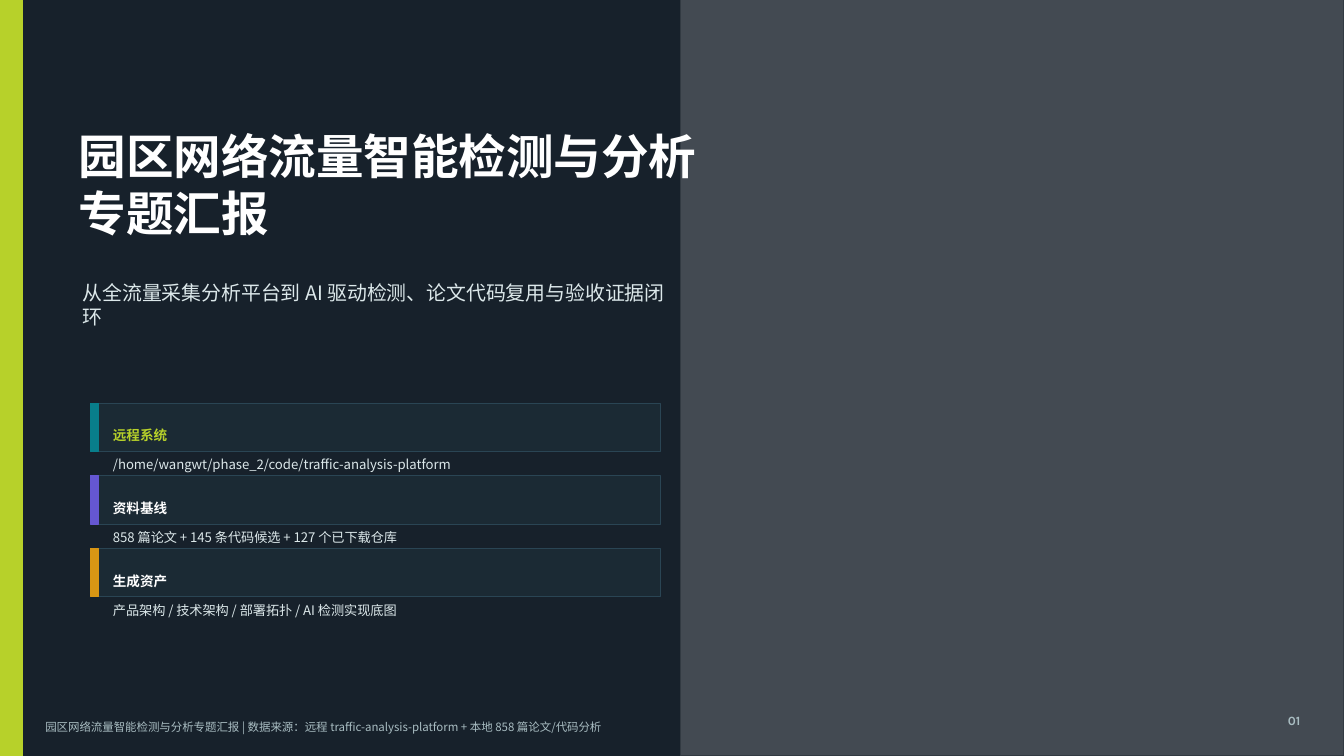
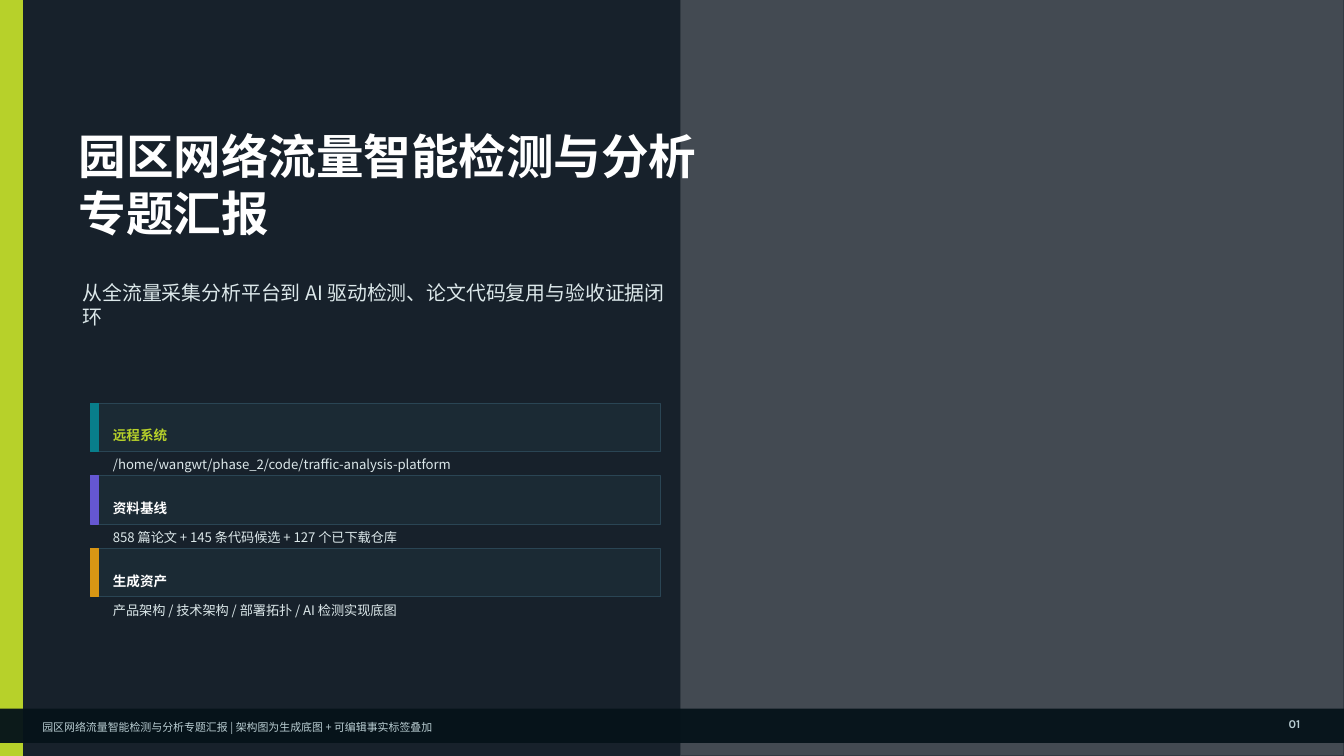
Before and after one commit to 1144160159/research_detecting, a slide deck: slide 1 of 综合分析/园区网络流量智能检测与分析专题汇报.pptx. Drawn at 1344x756 pixels with LibreOffice and Linux fonts; fonts in the diff are those of the drawing; grey boxes stand for pictures. Boxes give left, top, right and bottom in pixels: in the first picture for what was removed or moved away, otherwise in the second. Text is boxed around its words. In the diff, an @@ line names an element or a change of style, - is before the commit and + after.

```diff
--- a/综合分析/园区网络流量智能检测与分析专题汇报.pptx
+++ b/综合分析/园区网络流量智能检测与分析专题汇报.pptx
@@ rectangle added at bbox=[0, 709, 1344, 743], fill #06131A at 96% opacity @@
@@ text "01" at bbox=[1289, 720, 1301, 728]: size 9 to 8.5 pt, text colour #A9BDC2 to #B9CDD2 @@
@@ text at bbox=[42, 722, 432, 732]: text changed; size 8.2 to 7.8 pt; text colour #A9BDC2 to #B9CDD2 @@
-园区网络流量智能检测与分析专题汇报 | 数据来源：远程 traffic-analysis-platform + 本地 858 篇论文/代码分析
+园区网络流量智能检测与分析专题汇报 | 架构图为生成底图 + 可编辑事实标签叠加
```
Also in this commit, not shown: 3 other slides changed, 2 other files.
